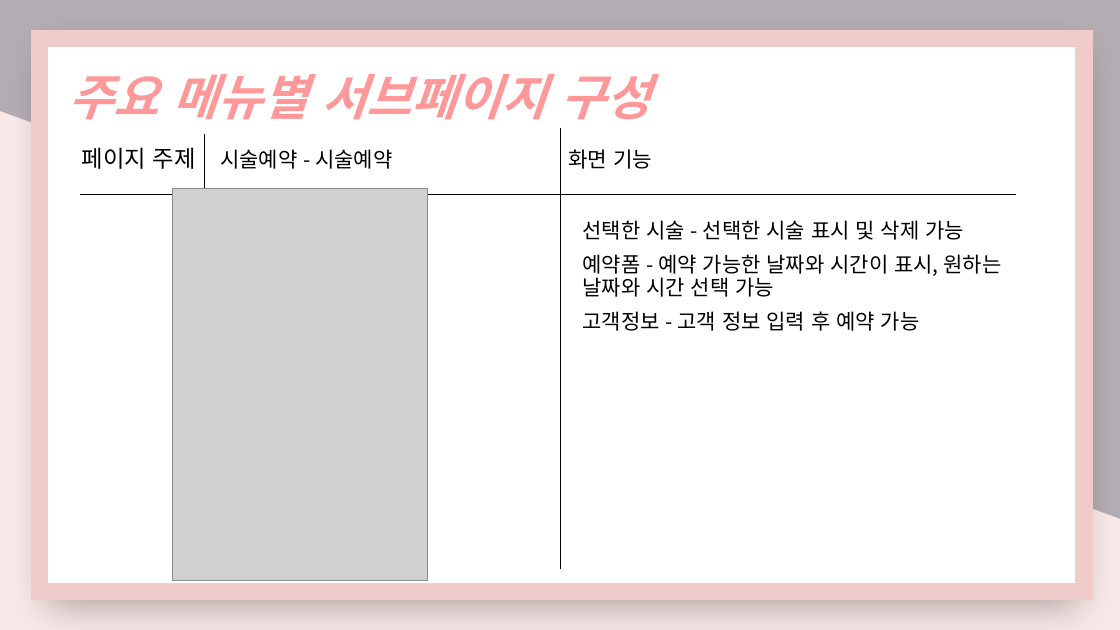
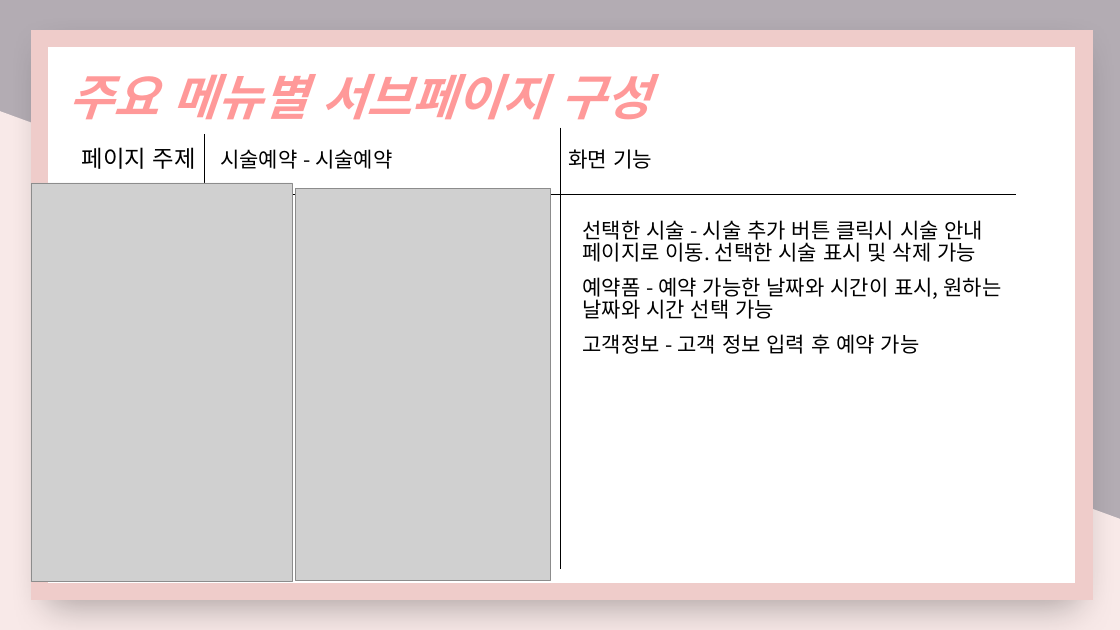
Before and after one commit to nimi2838/thecare, a slide deck: slide 15 of 졸작 기획서.pptx (slide 17 before the commit). Drawn at 1120x630 pixels with LibreOffice and Linux fonts; fonts in the diff are those of the drawing; grey boxes stand for pictures. Boxes give left, top, right and bottom in pixels: in the first picture for what was removed or moved away, otherwise in the second. Text is boxed around its words. In the diff, an @@ line names an element or a change of style, - is before the commit and + after.

```diff
--- a/졸작 기획서.pptx
+++ b/졸작 기획서.pptx
@@ picture added at [31,183,292,582] @@
@@ picture: place and size @@
-picture at [172,188,428,581]
+picture at [296,188,551,581]
@@ text at [582,220,984,262]: text changed @@
-선택한 시술 - 선택한 시술 표시 및 삭제 가능
+선택한 시술 - 시술 추가 버튼 클릭시 시술 안내 페이지로 이동. 선택한 시술 표시 및 삭제 가능
```
Also in this commit, not shown: 6 other slides changed, 4 slides added, 3 slides removed, 8 other files.
